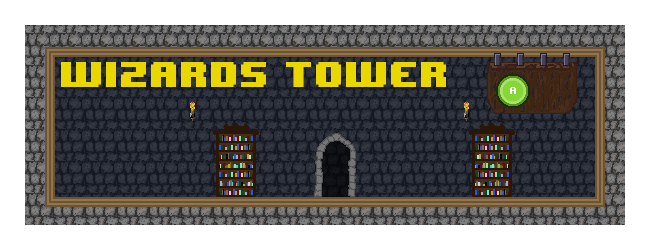
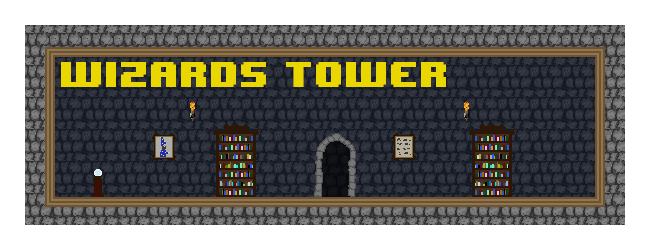
Before/after of a 650px x 250px layered artwork. What changed in the layer stack:
hid group "sign" (5 layers) over (487, 53, 577, 114)
added layer "Portrait" in group "Wizards Tower" over (160, 137, 170, 157)
added layer "Painting 2" in group "Wizards Tower" over (152, 133, 176, 161)
added layer "wallscroll" in group "Wizards Tower" over (397, 138, 411, 155)
added layer "Painting" in group "Wizards Tower" over (392, 133, 416, 161)
renamed "Layer 2" to "Palantir", painted on it over (92, 169, 104, 197)
